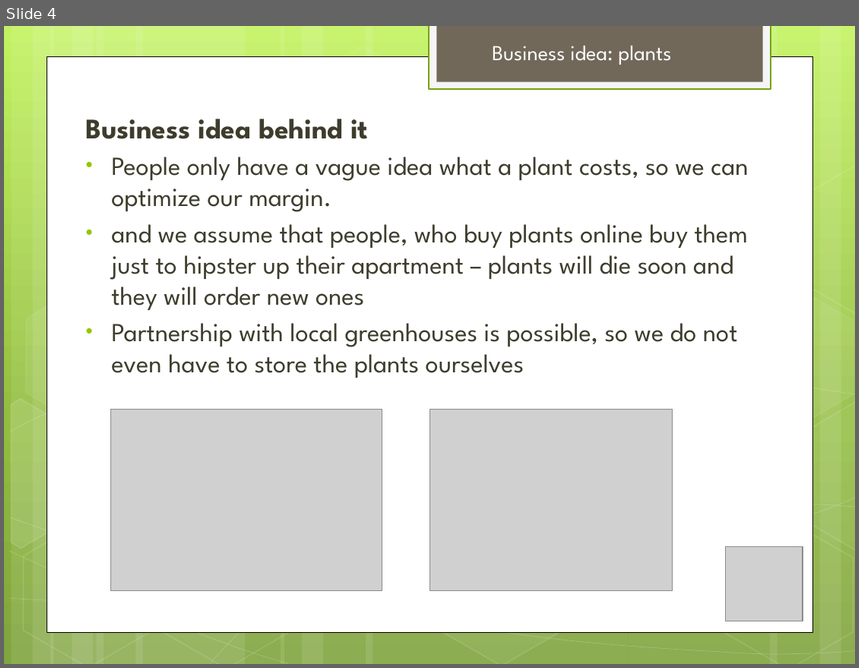
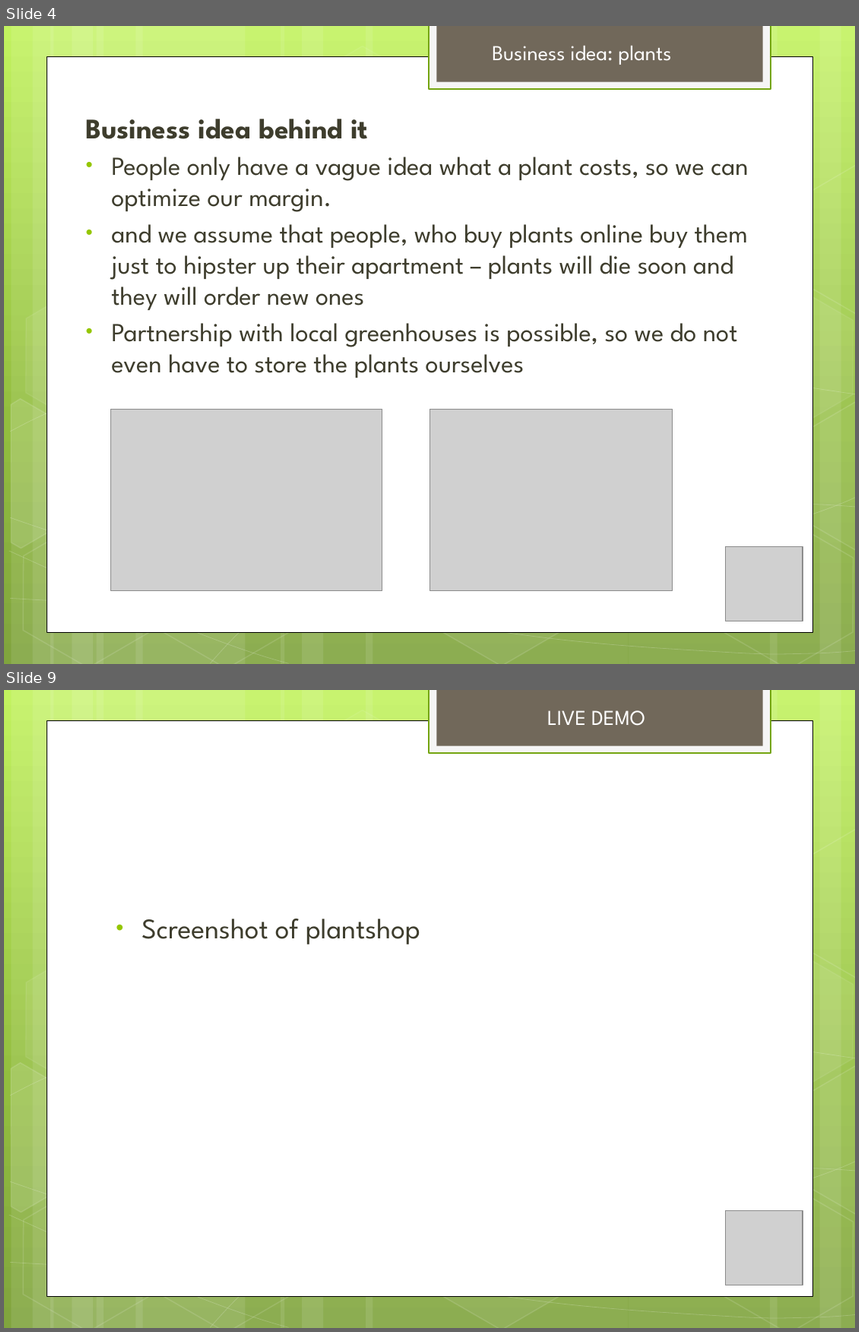
Before and after one commit to ghde/ch.bfh.bti7054.w2014.p.pdz, a slide deck: Plants presentation.pptx. Shown one above the other, each under a label of ours: slide 4 before the commit, slides 4 and 9 after it; the slides between them are not shown. The pictures are 859x668 and 859x1332 pixels, drawn with LibreOffice and Linux fonts; fonts in the diff are those of the drawing; grey boxes stand for pictures. Boxes give left, top, right and bottom in pixels: in the first picture for what was removed or moved away, otherwise in the second. Text is boxed around its words. In the diff, an @@ line names an element or a change of style, - is before the commit and + after.

```diff
--- a/Plants presentation.pptx
+++ b/Plants presentation.pptx
@@ slide 9 added at [4, 690, 855, 1328], background gradient #C3F35F to #93BF3F to #81A53E; not listed: 31 template elements that a slide beside it also shows @@
@@ text added at [547, 711, 645, 726], 18 pt, text #FFFFFF @@
+LIVE DEMO
@@ text added at [142, 919, 420, 945], 24 pt, text #3E3D2D @@
+• Screenshot of plantshop
@@ picture added at [726, 1211, 804, 1286] @@
```
Also in this commit, not shown: 2 slides changed, 2 other slides added.
